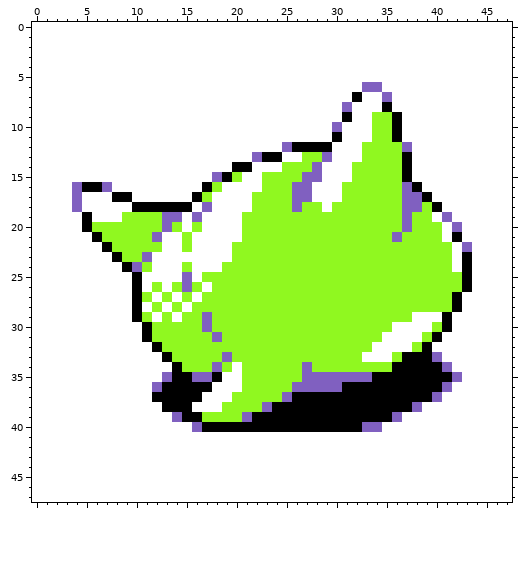
Pixel-art sprite: gfx/pokemon/submino/back.png. Above is the file before it was changed.
The file is 48x48 pixels.
The same view after the edit:
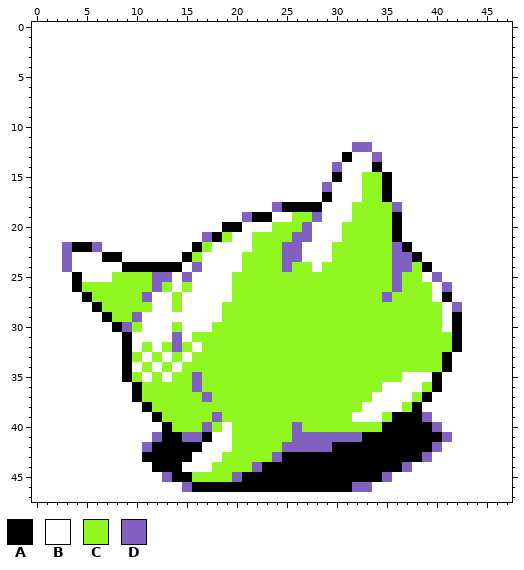
Palette (. is transparent): A #000000  B #ffffff  C #90f820  D #8060c0
Change:
Changed rows in their new state; - is an unchanged pixel.
first column x 3:
 6 ------------------------------BB---------
 7 -----------------------------B--B--------
 8 ----------------------------B---B--------
 9 ----------------------------B--BBB-------
10 ---------------------------B---BBB-------
11 ---------------------------B---BBB-------
12 ----------------------BBBBB--DDBBBB------
13 -------------------BBB--BBB-A-BDBBB------
14 -----------------BB---BBBB-D-BBABBB------
15 ---------------BBB--BBBBBB-A-B--ABB------
16 -BBBB---------BB----BBBBB-D-BB--ABBB-----
17 -B---BB------BB----BBBBBB-A-BB--ABBBB----
18 -B-----BBBBBB-B----BBDAAAA-BB----DBBBB---
19 --B---BBBBBB-B----DAABB--DBBB----ABBB-B--
20 --BBBBBBBBBB-B--AABBB---DBBB-----ABBBB-B-
21 ---BBBBBBB--B-DAC-B----DDBBB-----ABBBB-B-
22 DAADBBBBBB--BAC--BB---DDBBB------DABBBB-B
23 D---A-BBB---AC---B----DDBBB------DDABBB-B
24 D------AAAAABD--BB----D--B-------DD-ABB-B
25 -A---CCCCDD---BBB----------------D--BDBBB
26 -ACCCCCCCDCBCB-BB----------------D---BDBB
27 --ACCCCCD-BCB-BBB---------------D----BAB-
28 ---ACCCCCB---BBB----------------------BD-
29 ----ACCDB-B-BBBB-------------------CCCBA-
30 -----ADCBBB-BBB------------------CCCC-BA-
31 ------A-BBBDB--C----------------CCCC-CCA-
32 ------A-CB-D-B-----------------CCCC-CCCA-
33 ------AC-CB-B---C-------------CCC-CCCCA--
34 ------A-C-CB---C-C------C--------CCCCCA--
35 ------AC-CBCC-CCCC------CCCCCCCCCCBBB-BB-
36 -------ACCCCCDCCCC-----CCCCCCCCCBBBBC-B--
37 -------ACCCCCCDCC-----CCCCCCCCCBBBBC-B---
38 --------ACCCCCCC----CCCCCCCCCCBBBBCA-----
39 ---------ACCCC-D--CCCCCCCCCCCBBBCAAAD----
40 ----------ACCCDCBCCCCCCDCCCCCCCCAAAAAD---
41 ---------DAADDA--CCCCCCDDDDDDDAAAAAAAAD--
42 --------DAAAAA---CCCCCDDDDDAAAAAAAAAAD---
43 --------AAAAA---CCCCCDAAAAAAAAAAAAAAD----
44 ---------AAA---CCCCDAAAAAAAAAAAAAAD------
45 ----------DAACCCCDAAAAAAAAAAAAAAD--------
46 ------------DAAAAAAAAAAAAAAAADD----------
Boxes around the changes in both pictures, in picture pixels (x1, y1, x2, y2):
changed: (62, 82, 472, 492)
